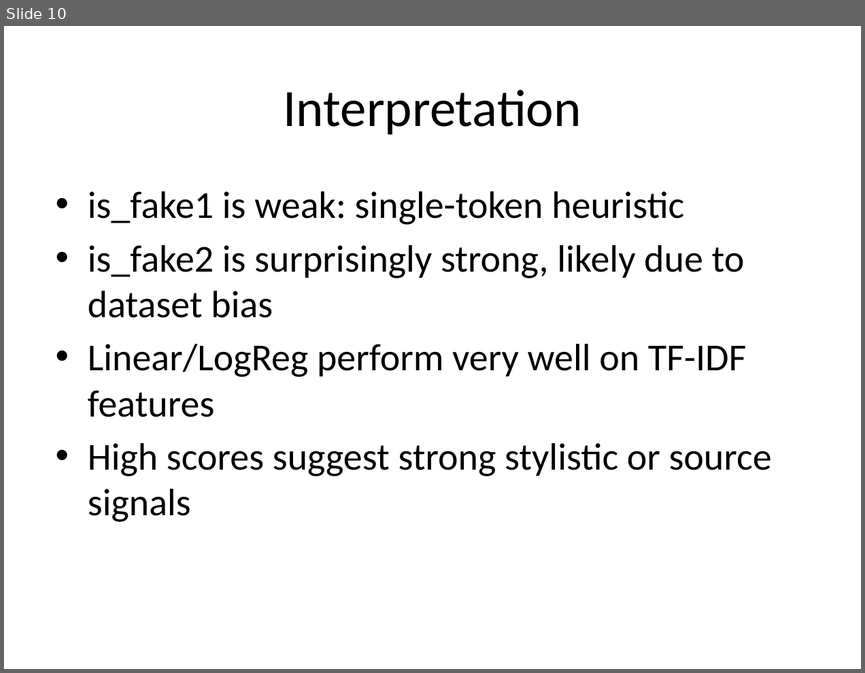
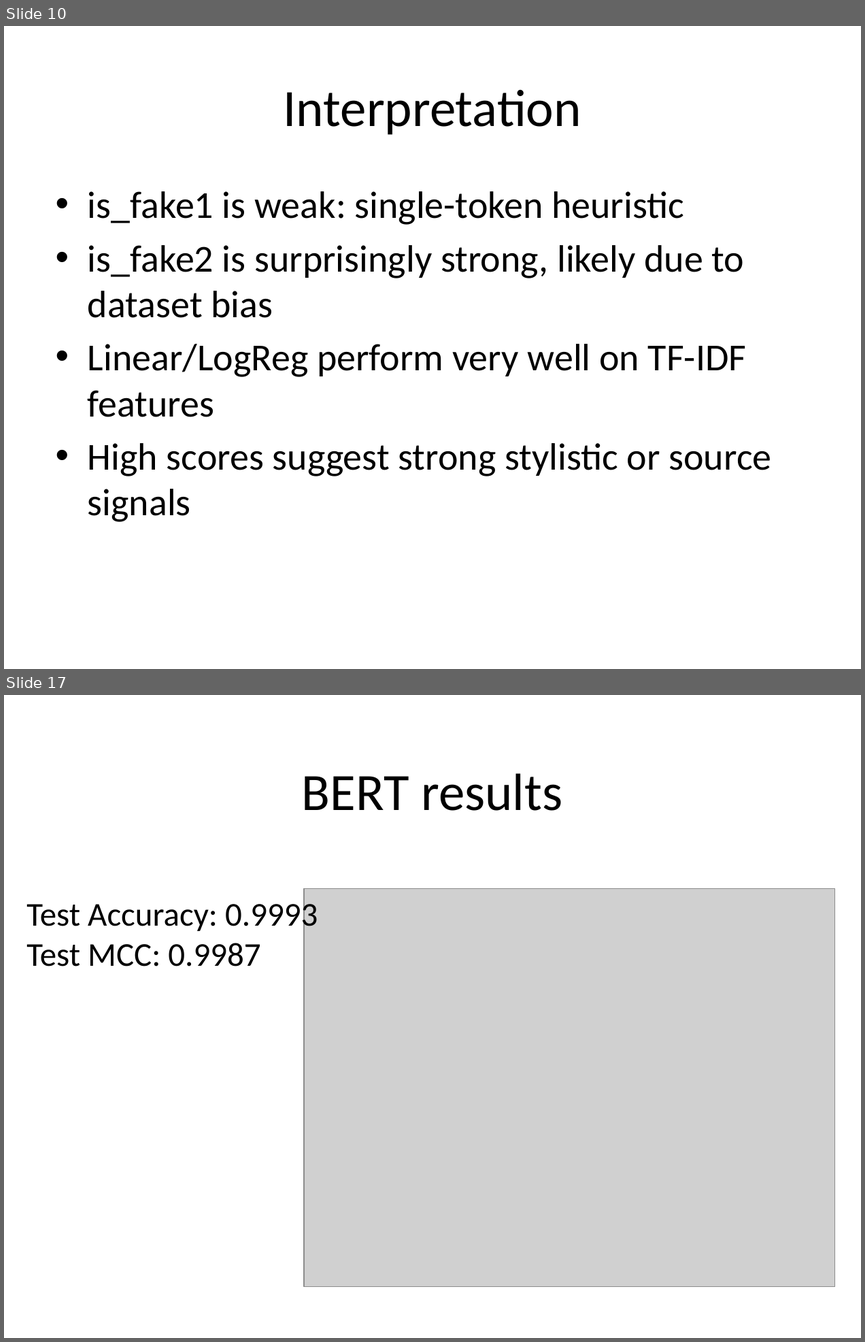
Before and after one commit to SebasN12/Fake-news-classifier, a slide deck: fake-news-classifier.pptx. Shown one above the other, each under a label of ours: slide 10 before the commit, slides 10 and 17 after it; the slides between them are not shown. The pictures are 865x673 and 865x1342 pixels, drawn with LibreOffice and Linux fonts; fonts in the diff are those of the drawing; grey boxes stand for pictures. Boxes give left, top, right and bottom in pixels: in the first picture for what was removed or moved away, otherwise in the second. Text is boxed around its words. In the diff, an @@ line names an element or a change of style, - is before the commit and + after.

```diff
--- a/fake-news-classifier.pptx
+++ b/fake-news-classifier.pptx
@@ slide 17 added at bbox=[4, 695, 861, 1338], background #FFFFFF @@
@@ title added at bbox=[302, 773, 562, 811], 44 pt, text #000000 @@
+BERT results
@@ text added at bbox=[26, 898, 317, 966], 28 pt, text #000000 @@
+Test Accuracy: 0.9993
+Test MCC: 0.9987
@@ picture added at bbox=[304, 889, 834, 1287] @@
```
Also in this commit, not shown: 8 other slides added.
